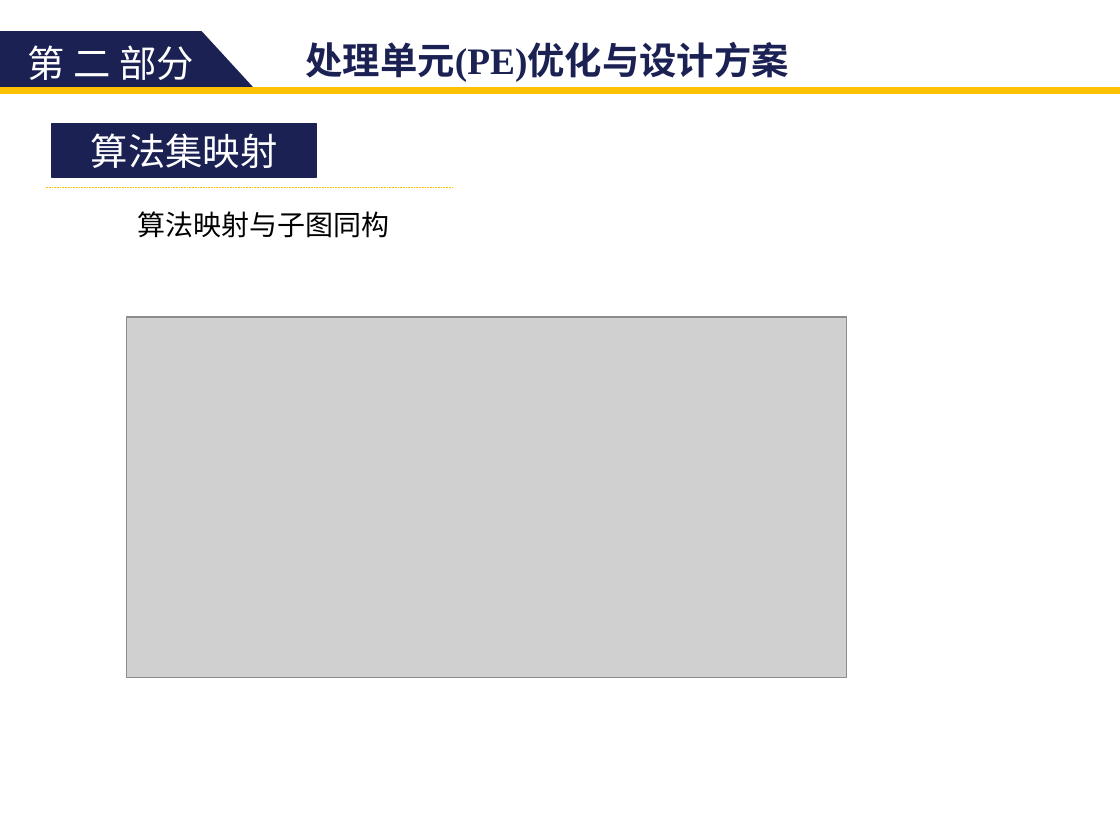
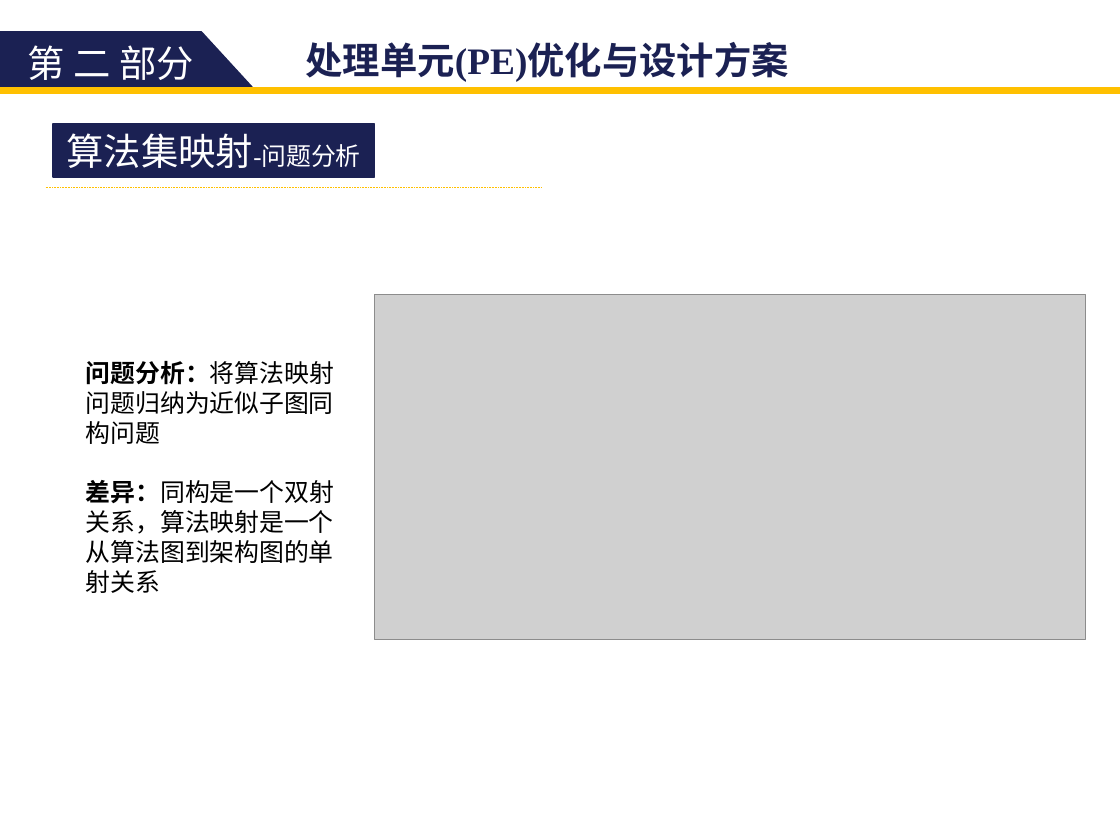
Before and after one commit to zdyzhan/bishe, a slide deck: slide 30 of 131199 李小泉.pptx (slide 36 before the commit). Drawn at 1120x840 pixels with LibreOffice and Linux fonts; fonts in the diff are those of the drawing; grey boxes stand for pictures. Boxes give left, top, right and bottom in pixels: in the first picture for what was removed or moved away, otherwise in the second. Text is boxed around its words. In the diff, an @@ line names an element or a change of style, - is before the commit and + after.

```diff
--- a/131199 李小泉.pptx
+++ b/131199 李小泉.pptx
@@ rectangle "算法集映射-问题分析": place and size @@
-rectangle "算法集映射-问题分析" at <box>52,124,316,177</box>
+rectangle "算法集映射-问题分析" at <box>53,124,374,177</box>
@@ text in rectangle at <box>67,133,360,168</box>: text changed @@
-算法集映射
+算法集映射-问题分析
@@ line moved from (46, 187) - (454, 187) to (46, 187) - (541, 187) @@
@@ text removed at <box>137,211,389,238</box> @@
-算法映射与子图同构
@@ picture added at <box>374,295,1084,640</box> @@
@@ picture removed at <box>127,317,847,678</box> @@
@@ text added at <box>86,361,334,593</box>, 16 pt, text #000000 @@
+问题分析：将算法映射问题归纳为近似子图同构问题
+差异：同构是一个双射关系，算法映射是一个从算法图到架构图的单射关系
```
Also in this commit, not shown: 33 other slides changed, 5 slides added, 11 slides removed, 13 other files.
